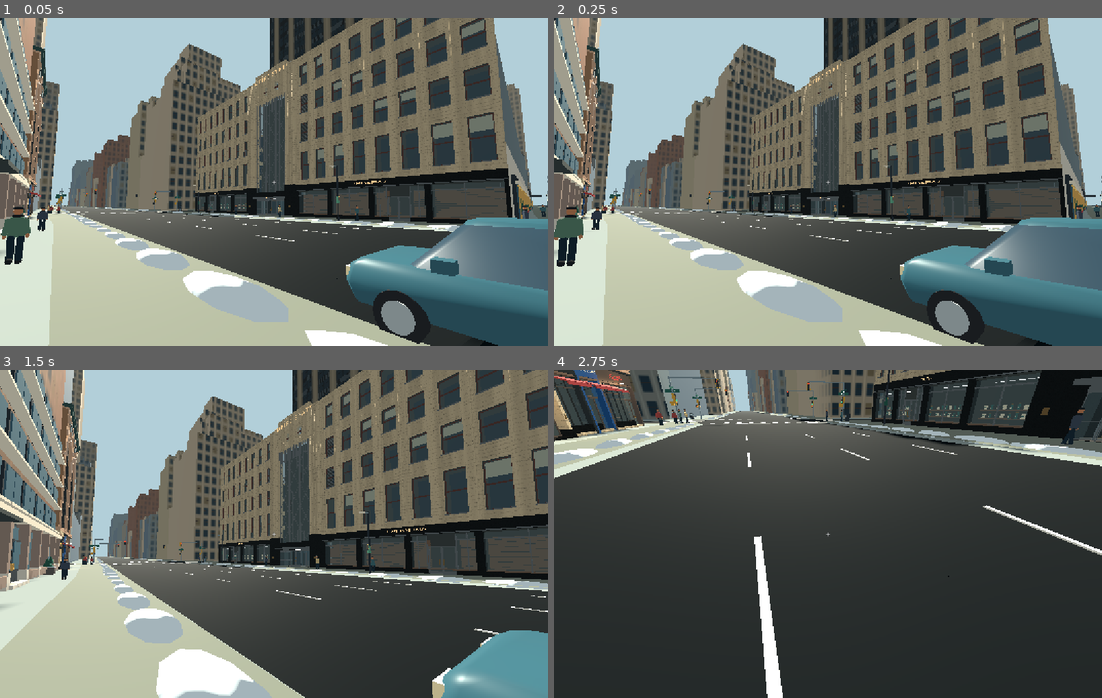
Above: before the commit, frames 1-4 (two rows, left to right).
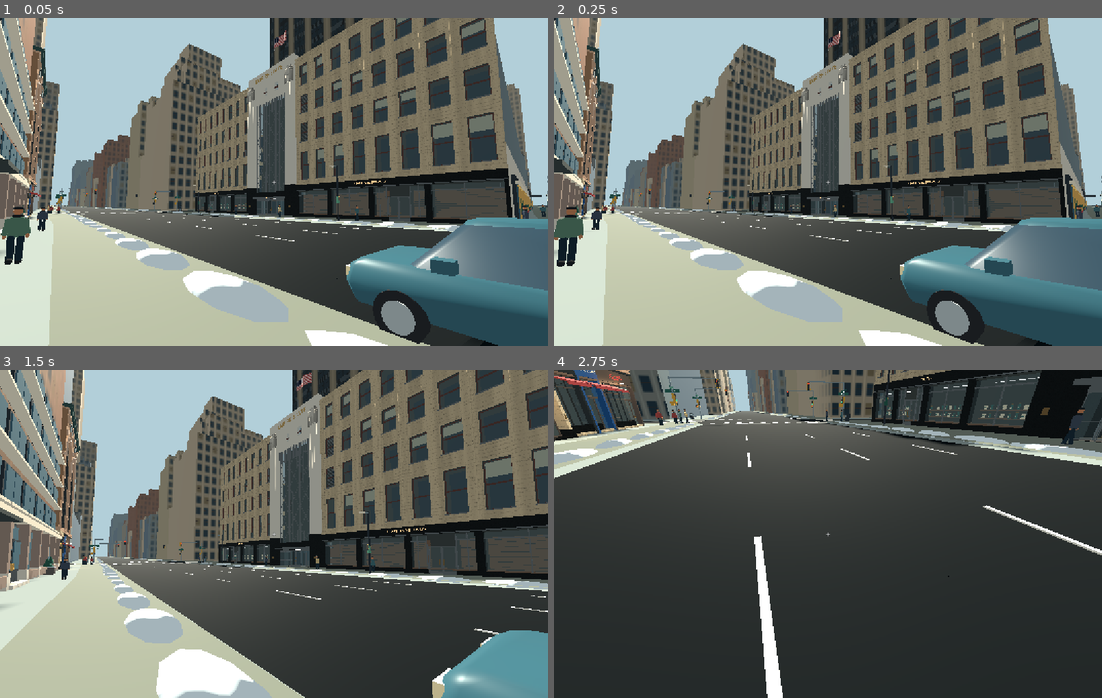
Above: after the commit, the same moments.

Repository: Marley12554/kestrel-bay
Game: Godot game, scene res://map.tscn
Two runs of this game, one before a commit and one after it. Both use one fixed random seed, a clock stepped at 60 frames per second and the inputs below.
Inputs (mouse positions are in pixels of both pictures, inside the frame that each line leads up to):
- Up to frame 1 (0.05 s): no input
- Up to frame 2 (0.25 s): no input
- Up to frame 3 (1.5 s): tap Enter at 0.5 s; move the mouse to (301, 534) at 0.52 s; hold W from 0.53 s (still down); tap V at 0.6 s; click (301, 534) at 0.67 s; move the mouse to (246, 534) at 1.27 s; tap B at 1.35 s
- Up to frame 4 (2.75 s): keep holding W; move the mouse to (838, 527) at 2.02 s; tap F at 2.1 s

The runs differ from the first frame. In frame 1, 2.0% of the frame differs, in the area x 45-96%, y 3-64%; in frame 2, 2.0%; in frame 3, 2.2%, in the area x 49-88%, y 0-66%; in frame 4, nothing differs.

Commit message:
Fit the Fifth Avenue inscription between carved eagle piers and add its flag

Diff:
--- a/preview/empire_frontage.gd
+++ b/preview/empire_frontage.gd
@@ -9,6 +9,11 @@
 const FLOORS := [5.0,10.8,15.35,19.9,25.21]
 func _ready() -> void:
 	prepare_geometry()
+	# The portal is dressed in broad, smooth limestone ashlar. The eagle's
+	# vertex tones retain the cut recesses in the diffuse nighttime light.
+	material("portal_stone","#c3bbaa",.82)
+	var carving:=material("carved_stone","#c3bbaa",.82)
+	carving.vertex_color_use_as_albedo=true
 	frame=Transform3D(Basis(Vector3.UP,PI/2),Vector3(65.04,0,-.72))
 	for sign_side in [-1,1]:
 		var width: float=(HALF_FRONT-PORTAL)/8.0
@@ -170,9 +175,7 @@
 		var x: float=side*5.12
 		piece("granite",Vector3(x,2.52,.43),Vector3(2.18,5.04,1.5))
 		collider(Vector3(x,2.52,.43),Vector3(2.18,5.04,1.50))
-		piece("limestone",Vector3(x,15.10,.32),Vector3(2.18,20.20,1.38))
-		for rib in 6:
-			piece("limestone",Vector3(x+(rib-2.5)*.31,14.82,1.02),Vector3(.31,19.63,.44),Vector3.ZERO,"round")
+		entrance_pier(x)
 		piece("brass",Vector3(x,1.62,1.21),Vector3(.34,.39,.055))
 	var w:=2.40
 	door_pair(0,w,.30)
@@ -200,14 +203,74 @@
 			piece("steel",Vector3(x+(j-2)*.43,19.65,.44),Vector3(.055,2.34,.13))
 	# Two upper openings pierce the lintel beneath the gilt inscription.
 	for span in [[20.70,21.68],[23.78,26.28]]:
-		piece("limestone",Vector3(0,(span[0]+span[1])*.5,.25),Vector3(8.10,span[1]-span[0],1.26))
+		piece("portal_stone",Vector3(0,(span[0]+span[1])*.5,.25),Vector3(8.10,span[1]-span[0],1.26))
 	for strip in [[-3.15,1.80],[0.,1.25],[3.15,1.80]]:
-		piece("limestone",Vector3(strip[0],22.73,.25),Vector3(strip[1],2.1,1.26))
+		piece("portal_stone",Vector3(strip[0],22.73,.25),Vector3(strip[1],2.1,1.26))
 	for x in [-1.44,1.44]:
 		piece("reveal",Vector3(x,22.73,-.63),Vector3(1.65,2.1,.1))
 		pane(x,22.73,.11,1.68,2.1)
 		piece("sash",Vector3(x,22.73,.21),Vector3(1.7,.12,.14))
-	lettering("E M P I R E   S T A T E",Vector3(0,24.95,1.02),1.03)
+	# Continuous fascia across both piers. Fit the actual glyph mesh between
+	# the capitals, leaving clearance even when seen from directly below.
+	piece("portal_stone",Vector3(0,25.49,.44),Vector3(PORTAL*2,1.58,1.30))
+	var inscription:=TextMesh.new()
+	inscription.text="EMPIRE STATE"
+	inscription.font_size=96
+	inscription.pixel_size=.011
+	inscription.depth=.045
+	var font:=FontVariation.new()
+	font.base_font=ThemeDB.fallback_font
+	font.spacing_glyph=8
+	inscription.font=font
+	var letters:=MeshInstance3D.new()
+	letters.name="EntranceInscription"
+	letters.mesh=inscription
+	var gold:=material("gilt","#eec375",.32,.62)
+	gold.emission_enabled=true
+	gold.emission=Color("#dbaa57")
+	gold.emission_energy_multiplier=.20
+	letters.material_override=gold
+	var fit:=7.13/inscription.get_aabb().size.x
+	letters.transform=frame*Transform3D(Basis.IDENTITY.scaled(Vector3(fit,fit,1)),Vector3(0,25.18,1.15))
+	add_child(letters)
+	entrance_flag()
+
+func entrance_pier(x: float) -> void:
+	if not meshes.has("eagle"):
+		meshes["eagle"]=preload("res://entrance_eagle.gd").carve()
+	# Broad convex flutes continue directly into the folded feather carving.
+	piece("portal_stone",Vector3(x,14.87,.26),Vector3(2.18,19.74,1.28))
+	for flute in 5:
+		var offset:float=(flute-2)*.405
+		var depth:=1.07-.22*pow(absf(offset),2)
+		piece("portal_stone",Vector3(x+offset,13.42,depth),Vector3(.46,16.78,.50),Vector3.ZERO,"round")
+	piece("carved_stone",Vector3(x,21.80,.93),Vector3(1.04,1.02,1.),Vector3.ZERO,"eagle")
+
+func entrance_flag() -> void:
+	var socket:=Vector3(0,26.22,-.64)
+	var top:=socket+Vector3(0,6.55,.30)
+	piece("steel",socket,Vector3(.32,.18,.32),Vector3.ZERO,"round")
+	bar(socket,top,.09,"steel")
+	var ball:=SphereMesh.new()
+	ball.radial_segments=12
+	ball.rings=6
+	meshes["finial"]=ball
+	piece("brass",top,Vector3.ONE*.17,Vector3.ZERO,"finial")
+	var flag:=MeshInstance3D.new()
+	flag.name="AvenueFlag"
+	var cloth:=QuadMesh.new()
+	cloth.size=Vector2(3.42,1.80)
+	cloth.subdivide_width=26
+	cloth.subdivide_depth=10
+	var fabric:=ShaderMaterial.new()
+	fabric.shader=preload("res://winter/avenue_flag.gdshader")
+	cloth.material=fabric
+	flag.mesh=cloth
+	var upper:=top-Vector3.UP*.16
+	flag.transform=frame*Transform3D(Basis.IDENTITY,upper+Vector3(cloth.size.x*.5,-cloth.size.y*.5,.025))
+	flag.extra_cull_margin=.55
+	add_child(flag)
+	bar(socket+Vector3(.15,.12,.08),upper+Vector3(.03,0,.03),.021,"steel")
 
 func rotary(x: float) -> void:
 	var axis:=Vector3(x,0,.14)
--- /dev/null
+++ b/preview/entrance_eagle.gd
@@ -0,0 +1,64 @@
+extends RefCounted
+
+# Relief traced in frontal elevation: a hood of radiating feathers surrounds
+# the head, with two long folded wings and a faceted breast above the flutes.
+static func carve() -> ArrayMesh:
+	var surface:=SurfaceTool.new()
+	surface.begin(Mesh.PRIMITIVE_TRIANGLES)
+	for hand: float in [-1.,1.]:
+		var outline: Array[Vector2]=[Vector2(.98,.03),Vector2(.98,1.35),Vector2(.93,1.94),
+			Vector2(.78,2.36),Vector2(.57,2.64),Vector2(.37,2.81),Vector2(.16,2.86)]
+		for i in outline.size()-1:
+			var a:=outline[i]
+			var b:=outline[i+1]
+			var inner:=Vector3(hand*.23,1.84,.43)
+			var va:=Vector3(hand*a.x,a.y,.10)
+			var vb:=Vector3(hand*b.x,b.y,.10)
+			var ridge:=(va+vb)*.5
+			ridge.z+=.085
+			facet(surface,inner,va,ridge)
+			facet(surface,inner,ridge,vb)
+		# Each feather is an extruded, beveled plane with a stepped lower tip.
+		for i in 3:
+			var x:float=.37+i*.213
+			var bottom:float=.27-i*.13
+			block_relief(surface,Vector2(hand*x,bottom),.245,1.54+i*.13,.48-i*.07,.19)
+		block_relief(surface,Vector2(hand*.26,0),.255,1.40,.55,.19)
+	block_relief(surface,Vector2(0,1.05),.94,.98,.74,.22)
+	block_relief(surface,Vector2(0,2.02),.53,.40,.62,.19)
+	# Angled brow and projecting beak.
+	var tip:=Vector3(0,2.20,.91)
+	var crown:=Vector3(0,2.72,.41)
+	facet(surface,Vector3(-.22,2.34,.37),tip,crown)
+	facet(surface,crown,tip,Vector3(.21,2.34,.37))
+	facet(surface,Vector3(.21,2.34,.37),tip,Vector3(0,2.21,.43))
+	facet(surface,Vector3(0,2.21,.43),tip,Vector3(-.22,2.34,.37))
+	return surface.commit()
+
+static func block_relief(surface: SurfaceTool,base: Vector2,w: float,h: float,z: float,bevel: float) -> void:
+	var outline: Array[Vector2]=[Vector2(-.40,.02),Vector2(0,-.06),Vector2(.42,0),
+		Vector2(.50,.88),Vector2(.44,1),Vector2(-.45,.99),Vector2(-.50,.88)]
+	var peak:=Vector3(base.x,base.y+h*.74,z+.09)
+	for i in outline.size():
+		var a:Vector2=base+outline[i]*Vector2(w,h)
+		var b:Vector2=base+outline[(i+1)%outline.size()]*Vector2(w,h)
+		var va:=Vector3(a.x,a.y,z)
+		var vb:=Vector3(b.x,b.y,z)
+		facet(surface,va,vb,peak)
+		var drop:=Vector3(0,0,bevel)
+		facet(surface,va,va-drop,vb-drop)
+		facet(surface,va,vb-drop,vb)
+
+static func facet(surface: SurfaceTool,a: Vector3,b: Vector3,c: Vector3) -> void:
+	var normal:=(b-a).cross(c-a).normalized()
+	if normal.z<0:
+		var swap:=b
+		b=c
+		c=swap
+		normal=-normal
+	for vertex: Vector3 in [a,c,b]:
+		var cavity:=lerpf(.54,.99,smoothstep(.10,.74,vertex.z))
+		var value:=clampf(cavity*(.89+.11*normal.y+.055*normal.x),.42,1.)
+		surface.set_color(Color(value,value,value))
+		surface.set_normal(normal)
+		surface.add_vertex(vertex)
--- /dev/null
+++ b/preview/winter/avenue_flag.gdshader
@@ -0,0 +1,38 @@
+shader_type spatial;
+render_mode cull_disabled;
+
+void vertex(){
+	float fly=UV.x;
+	float phase=fly*8.4-TIME*2.35;
+	float crosswave=fly*13.8+UV.y*1.6-TIME*3.6;
+	VERTEX.z+=fly*(.29*sin(phase)+.10*sin(crosswave));
+	VERTEX.y+=fly*(-.24+.075*sin(phase+UV.y));
+	float dzdx=(.29*sin(phase)+.10*sin(crosswave)+fly*(2.436*cos(phase)+1.38*cos(crosswave)))/3.42;
+	NORMAL=normalize(vec3(-dzdx,fly*.089*cos(crosswave),1.));
+}
+
+void fragment(){
+	vec3 white=vec3(.88,.86,.80);
+	float stripe=UV.y*13.;
+	float aa=max(fwidth(stripe),.001);
+	float white_band=smoothstep(.5-aa*.5,.5+aa*.5,abs(mod(stripe+.5,2.)-1.));
+	vec3 color=mix(vec3(.46,.018,.036),white,white_band);
+	if(UV.x<.4 && UV.y<7./13.){
+		color=vec3(.018,.041,.13);
+		vec2 unit=vec2(.4/12.,(7./13.)/10.);
+		vec2 grid=UV/unit;
+		float row=clamp(floor(grid.y+.5),1.,9.);
+		float first=1.+mod(row+1.,2.);
+		float col=clamp(first+2.*floor((grid.x-first)*.5+.5),first,12.-first);
+		vec2 d=(grid-vec2(col,row))*unit*vec2(1.9,1.);
+		float angle=atan(d.x,-d.y);
+		float wedge=abs(mod(angle+.628319,1.256637)-.628319);
+		float radius=.022*cos(1.256637)/cos(1.256637-wedge);
+		float dist=length(d)-radius;
+		float edge=max(fwidth(dist),.0004);
+		color=mix(color,white,1.-smoothstep(-edge,edge,dist));
+	}
+	ALBEDO=color;
+	ROUGHNESS=.92;
+	EMISSION=color*.14;
+}
Not shown, added: preview/entrance_eagle.gd.uid
Not shown, added: preview/winter/avenue_flag.gdshader.uid
